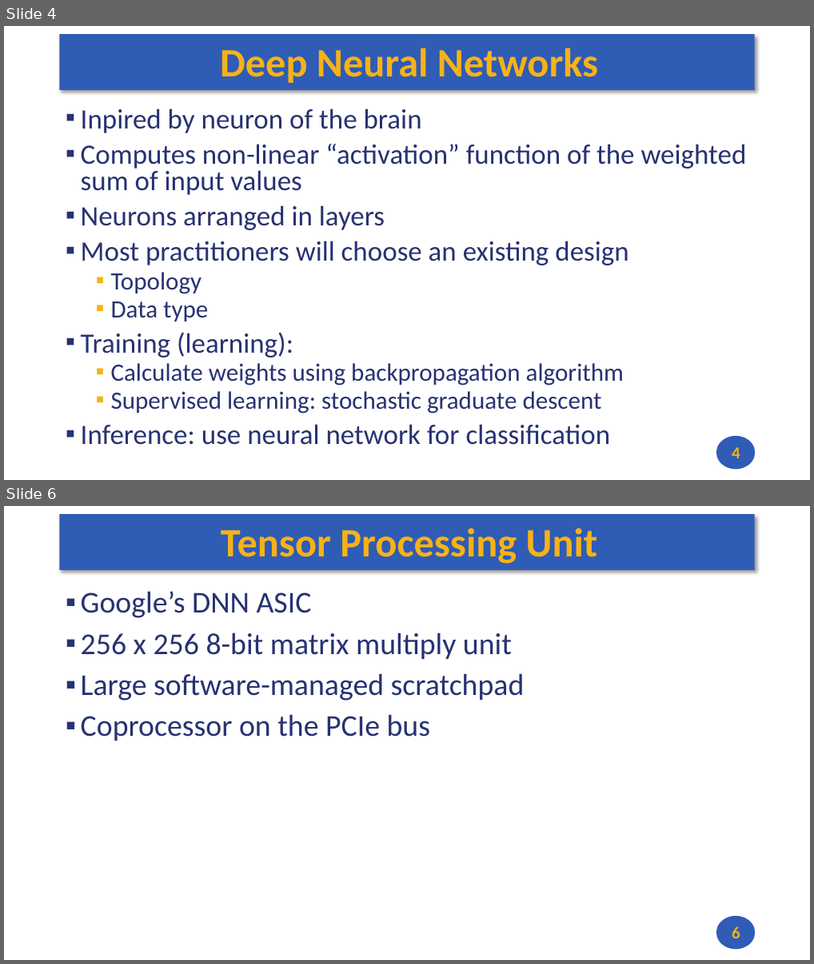
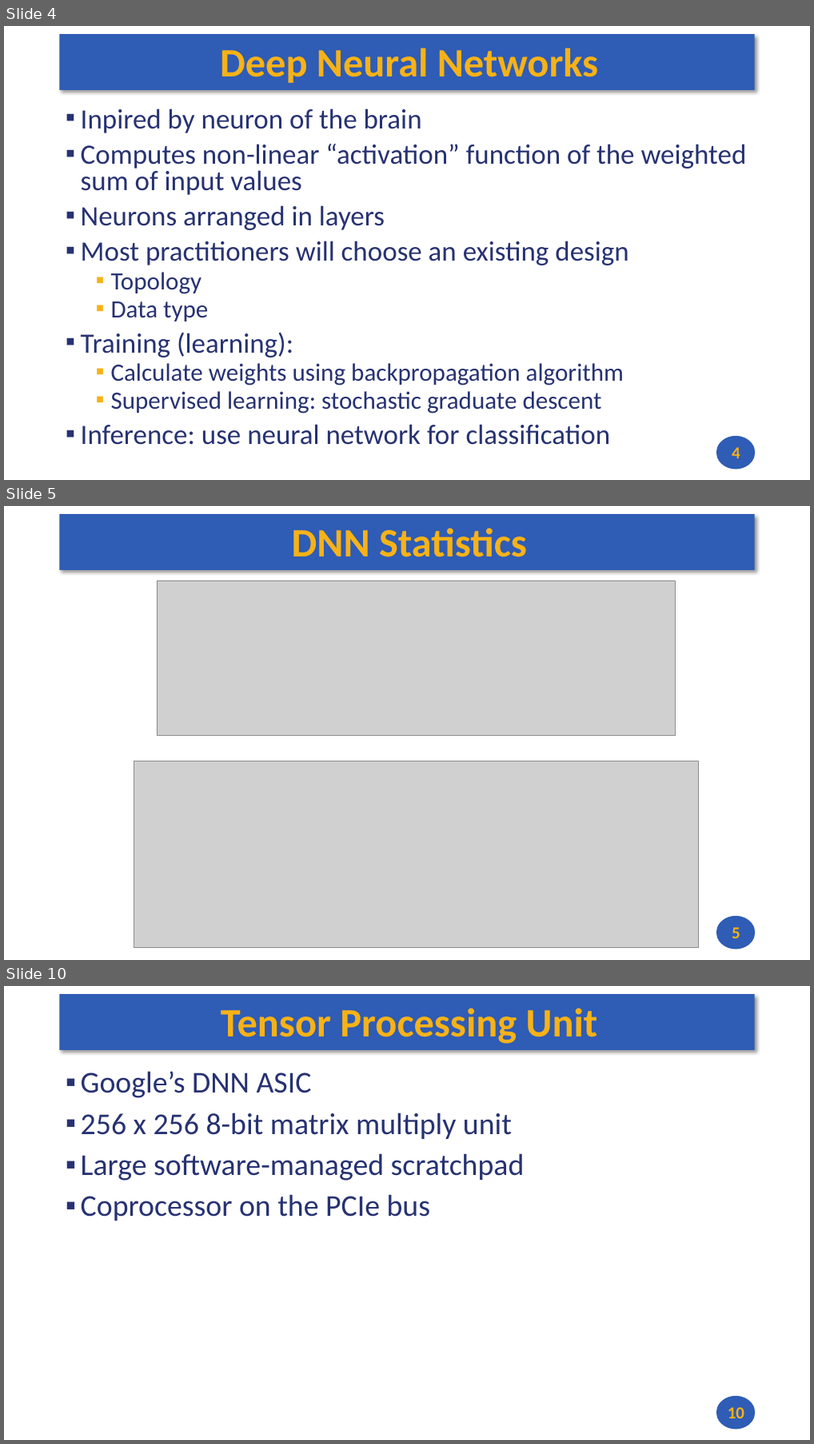
Before and after one commit to andrewt0301/hse-acos-course, a slide deck: docs/part1ca/16_TPU/CA_Lecture_16.pptx. Shown one above the other, each under a label of ours: slides 4 and 6 before the commit, slides 4, 5 and 10 after it; the slides between them are not shown. The pictures are 814x964 and 814x1444 pixels, drawn with LibreOffice and Linux fonts; fonts in the diff are those of the drawing; grey boxes stand for pictures. Boxes give left, top, right and bottom in pixels: in the first picture for what was removed or moved away, otherwise in the second. Text is boxed around its words. In the diff, an @@ line names an element or a change of style, - is before the commit and + after.

```diff
--- a/docs/part1ca/16_TPU/CA_Lecture_16.pptx
+++ b/docs/part1ca/16_TPU/CA_Lecture_16.pptx
@@ slide 5 added at (4, 506, 810, 960), background #FFFFFF; not listed: 2 template elements that a slide beside it also shows @@
@@ title added at (292, 528, 527, 557), 48 pt, text #F7B217, bold @@
+DNN Statistics
@@ picture added at (157, 580, 675, 736) @@
@@ picture added at (134, 760, 698, 947) @@
@@ page number added at (732, 927, 741, 938), 20 pt, text #F7B217, bold @@
+5
@@ what was slide 6 is now slide 10 @@
@@ page number at (728, 1407, 745, 1418): text changed @@
-6
+10
```
Also in this commit, not shown: 1 slide changed, 3 other slides added, 2 other files.
